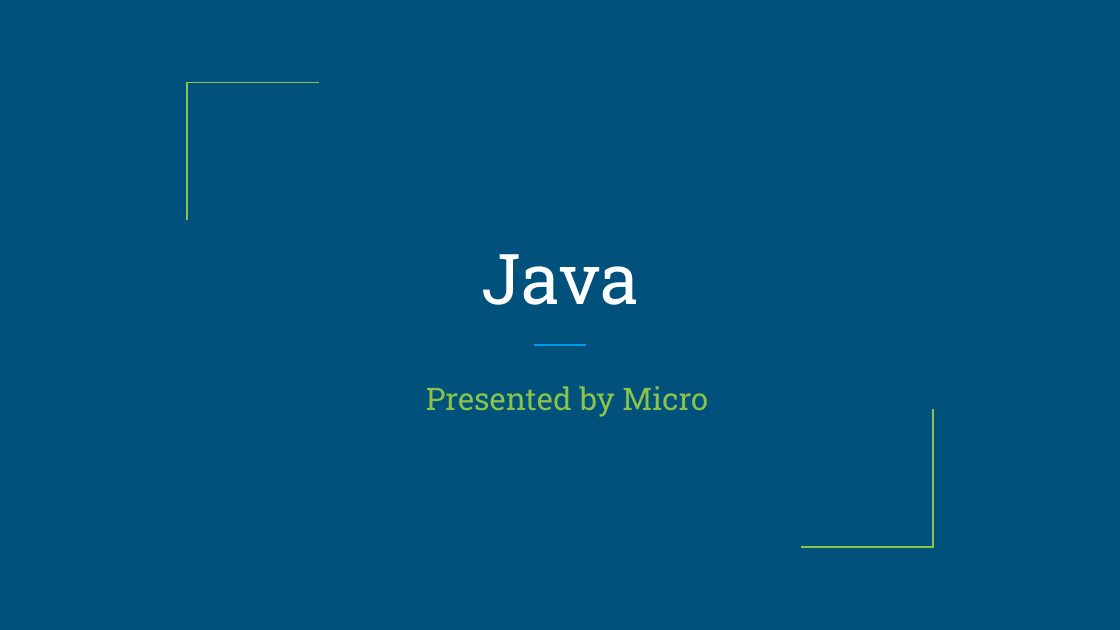
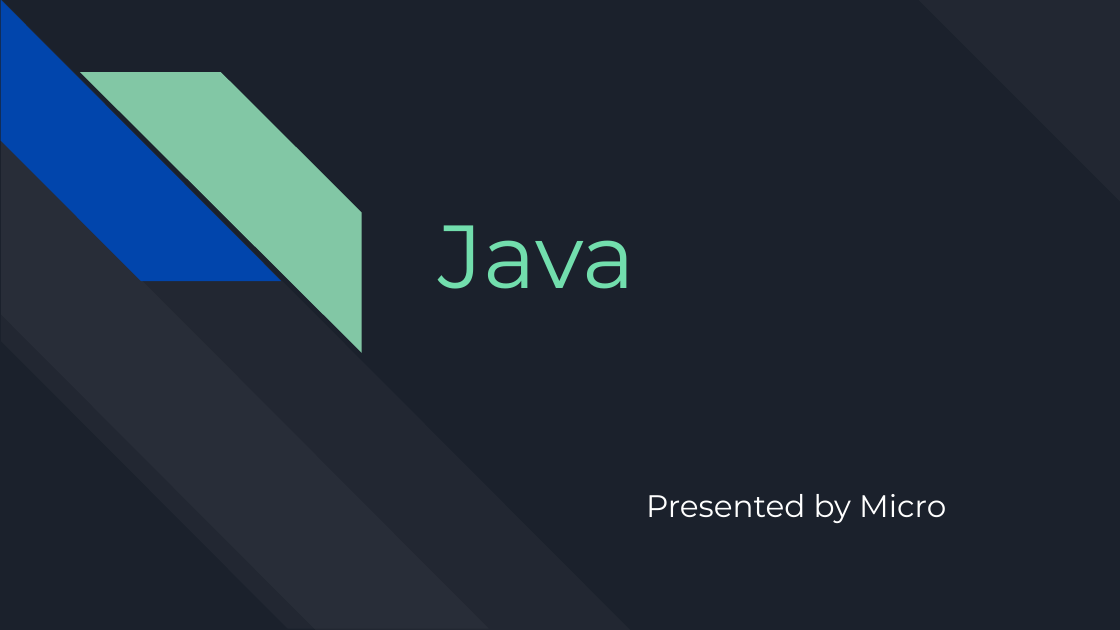
Before and after one commit to ritchelmendaros/2324-appdev-sem1-f2-07, a slide deck: slide 1 of generated/generated_presentation.pptx. Drawn at 1120x630 pixels with LibreOffice and Linux fonts; fonts in the diff are those of the drawing. Boxes give left, top, right and bottom in pixels: in the first picture for what was removed or moved away, otherwise in the second. Text is boxed around its words. In the diff, an @@ line names an element or a change of style, - is before the commit and + after.

```diff
--- a/generated/generated_presentation.pptx
+++ b/generated/generated_presentation.pptx
@@ background #00517C to #1B212C @@
@@ diag stripe added at [918, 0, 1120, 202], fill #FFFFFF at 3% opacity @@
@@ group added at [0, 0, 631, 629]: 4 diag stripes @@
@@ freeform shape removed at [187, 82, 320, 220] @@
@@ title "Java": place and size @@
-title "Java" at [481, 254, 638, 305]
+title "Java" at [439, 225, 636, 289]
@@ title "Java" at [439, 225, 636, 289]: size 90 to 115 pt, font Roboto Slab to Montserrat, text colour #FFFFFF to #72DEAD; alignment centre to left; vertical alignment bottom to top @@
@@ line removed from (534, 345) to (586, 345) @@
@@ freeform shape removed at [801, 409, 934, 547] @@
@@ subtitle "Presented by Micro": place and size @@
-subtitle "Presented by Micro" at [426, 386, 708, 417]
+subtitle "Presented by Micro" at [646, 494, 946, 523]
@@ subtitle "Presented by Micro" at [646, 494, 946, 523]: font Roboto Slab to Montserrat, text colour #8BC34A to #FFFFFF; alignment centre to left; indent changed @@
```
Also in this commit, not shown: 2 other slides changed, 5 slides added, 2 slides removed, 14 other files.
